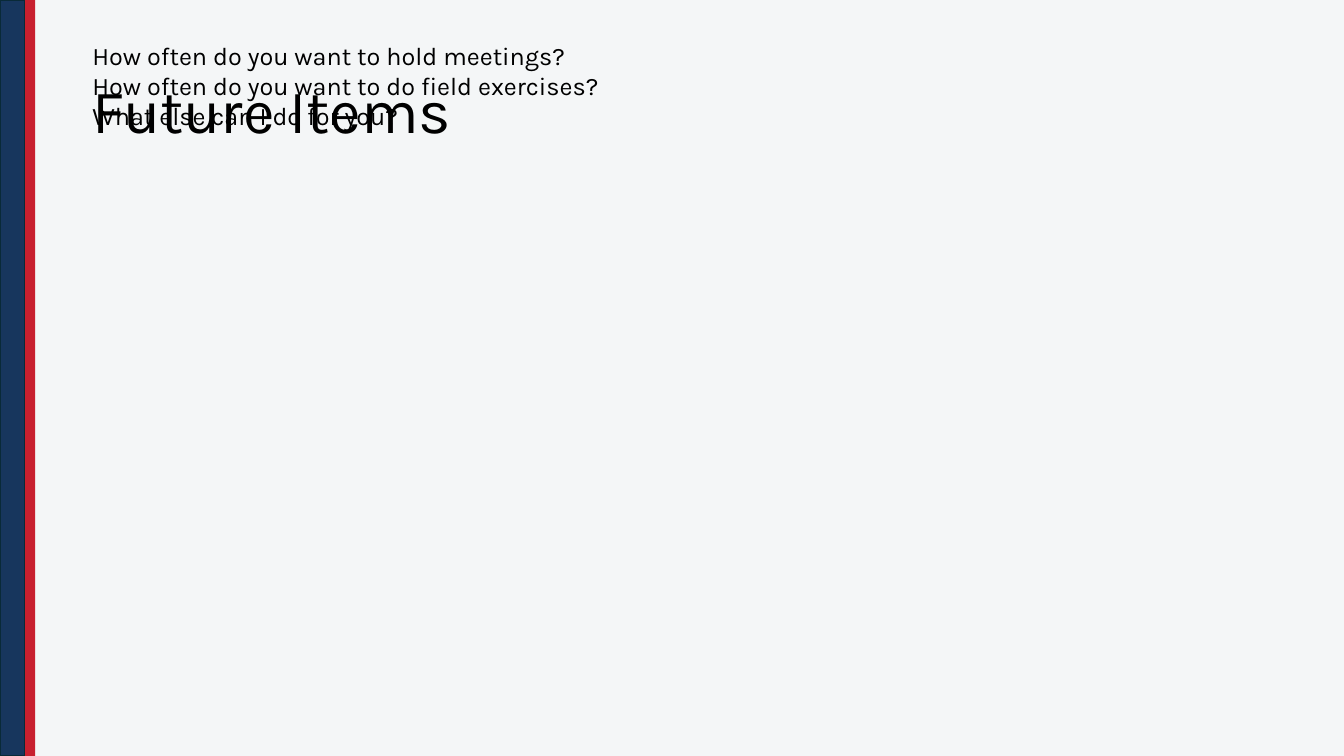
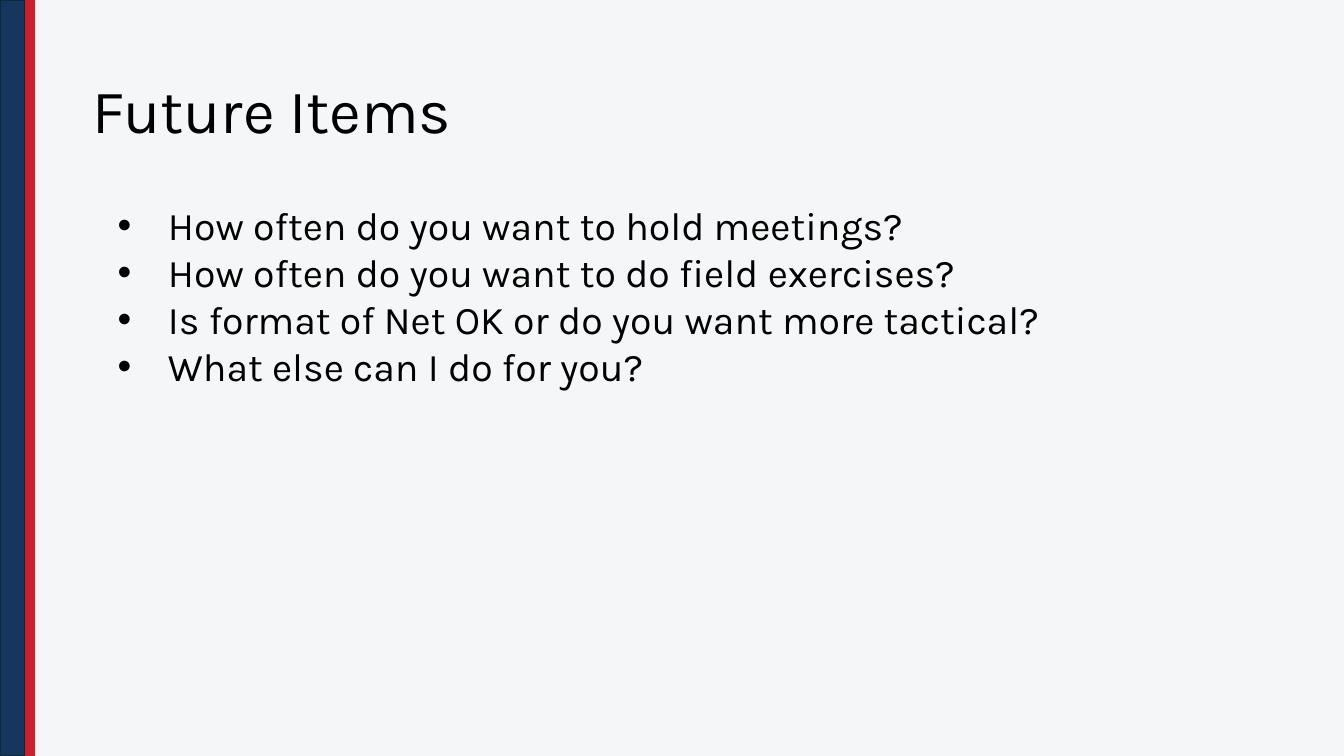
Before and after one commit to nathanielbutts/nathanielbutts.github.io, a slide deck: slide 10 of documents/training/WCKY ARES Meeting 20260903.pptx. Drawn at 1344x756 pixels with LibreOffice and Linux fonts; fonts in the diff are those of the drawing; background and template pictures are left out. Boxes give left, top, right and bottom in pixels: in the first picture for what was removed or moved away, otherwise in the second. Text is boxed around its words. In the diff, an @@ line names an element or a change of style, - is before the commit and + after.

```diff
--- a/documents/training/WCKY ARES Meeting 20260903.pptx
+++ b/documents/training/WCKY ARES Meeting 20260903.pptx
@@ title "Future Items" rewrapped from [92,78,451,134] to [92,94,451,134] @@
@@ text "How often do you want ...": place and size @@
-text "How often do you want ..." at [92,47,598,132]
+text "How often do you want ..." at [168,213,1039,391]
@@ text at [168,213,955,391]: size 18 to 28 pt in "How often do you want to hold ...", "How often do you want to do ...", "What else can I do for you?"; bullet none to •; more space between paragraphs @@
@@ text at [168,307,1039,344]: paragraph added @@
+• Is format of Net OK or do you want more tactical?
```
Also in this commit, not shown: 8 other slides changed, 2 other files.
